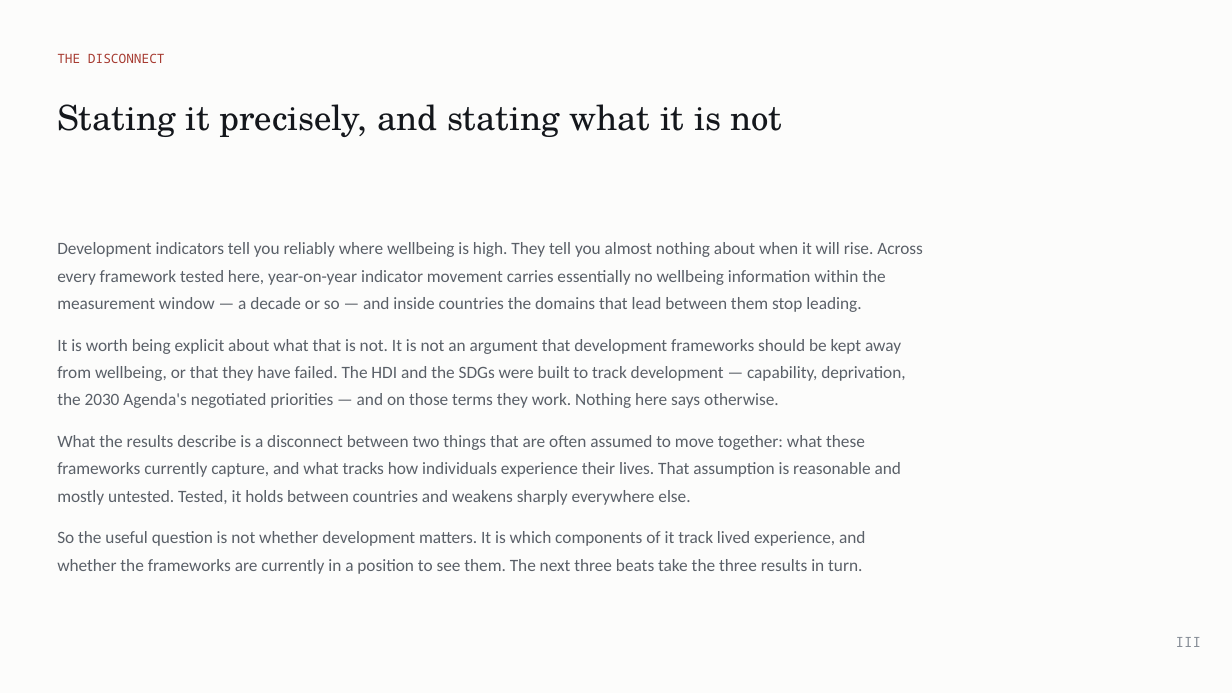
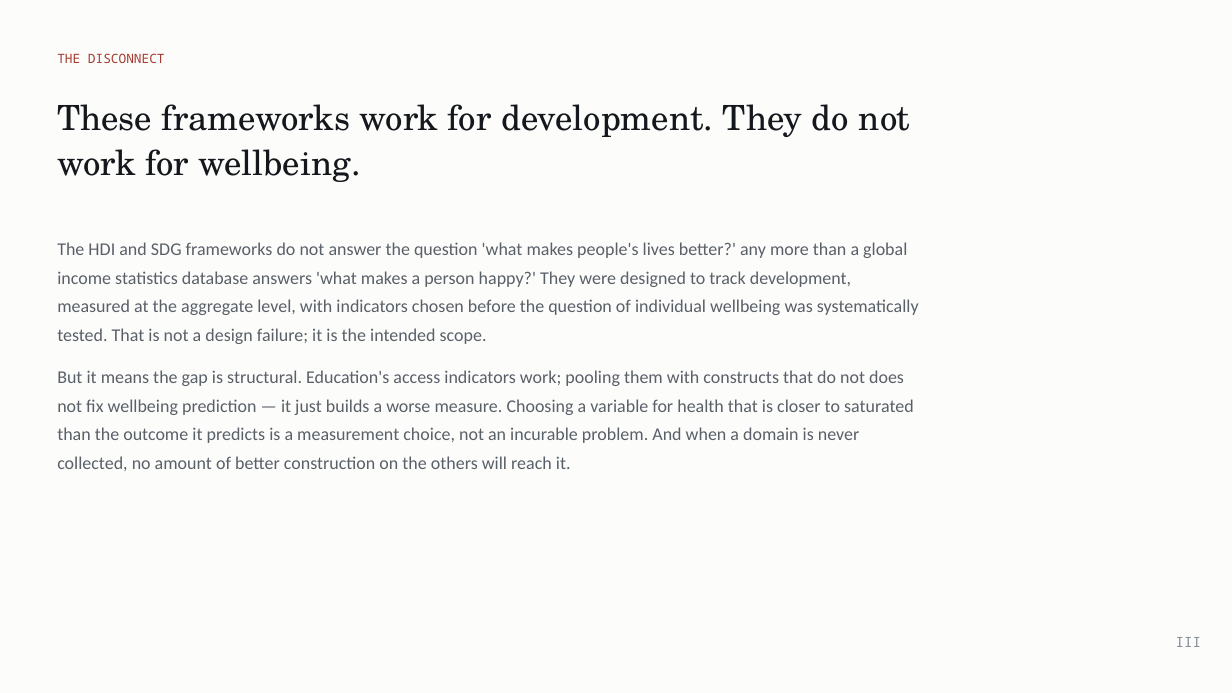
Before and after one commit to cwejnert/HDI-Happiness, a slide deck: slide 17 of deck/Measured_Where_It_Varies.pptx (slide 25 before the commit). Drawn at 1232x693 pixels with LibreOffice and Linux fonts; fonts in the diff are those of the drawing. Boxes give left, top, right and bottom in pixels: in the first picture for what was removed or moved away, otherwise in the second. Text is boxed around its words. In the diff, an @@ line names an element or a change of style, - is before the commit and + after.

```diff
--- a/deck/Measured_Where_It_Varies.pptx
+++ b/deck/Measured_Where_It_Varies.pptx
@@ text at [57, 104, 910, 182]: text changed @@
-Stating it precisely, and stating what it is not
+These frameworks work for development. They do not work for wellbeing.
@@ text at [57, 242, 919, 471]: text changed; size 13.5 to 14 pt @@
-Development indicators tell you reliably where wellbeing is high. They tell you almost nothing about when it will rise. Across every framework tested here, year-on-year indicator movement carries essentially no wellbeing information within the measurement window — a decade or so — and inside countries the domains that lead between them stop leading.
-It is worth being explicit about what that is not. It is not an argument that development frameworks should be kept away from wellbeing, or that they have failed. The HDI and the SDGs were built to track development — capability, deprivation, the 2030 Agenda's negotiated priorities — and on those terms they work. Nothing here says otherwise.
-What the results describe is a disconnect between two things that are often assumed to move together: what these frameworks currently capture, and what tracks how individuals experience their lives. That assumption is reasonable and mostly untested. Tested, it holds between countries and weakens sharply everywhere else.
-So the useful question is not whether development matters. It is which components of it track lived experience, and whether the frameworks are currently in a position to see them. The next three beats take the three results in turn.
+The HDI and SDG frameworks do not answer the question 'what makes people's lives better?' any more than a global income statistics database answers 'what makes a person happy?' They were designed to track development, measured at the aggregate level, with indicators chosen before the question of individual wellbeing was systematically tested. That is not a design failure; it is the intended scope.
+But it means the gap is structural. Education's access indicators work; pooling them with constructs that do not does not fix wellbeing prediction — it just builds a worse measure. Choosing a variable for health that is closer to saturated than the outcome it predicts is a measurement choice, not an incurable problem. And when a domain is never collected, no amount of better construction on the others will reach it.
```
Also in this commit, not shown: 17 other slides changed, 4 slides added, 24 slides removed, 2 other files.
